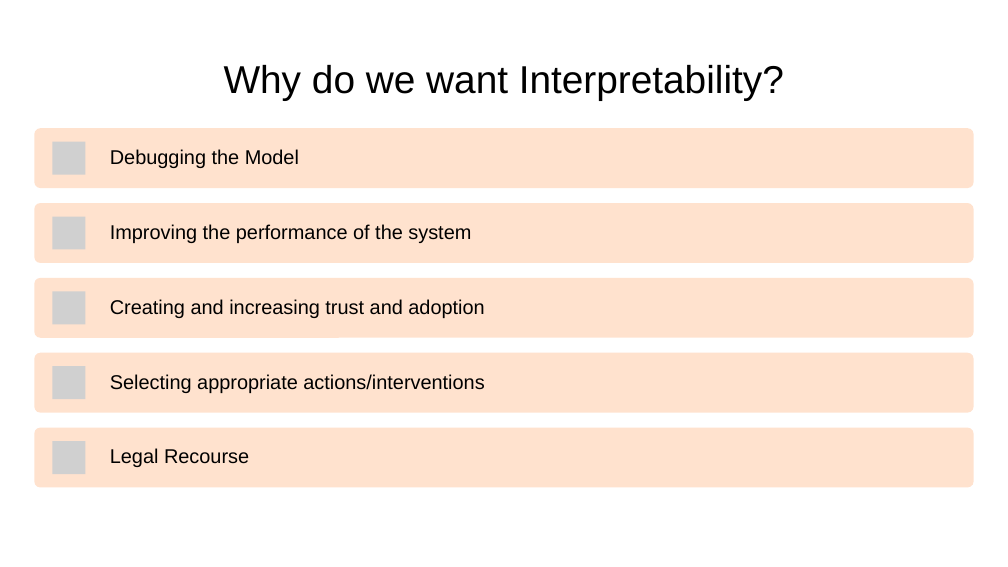
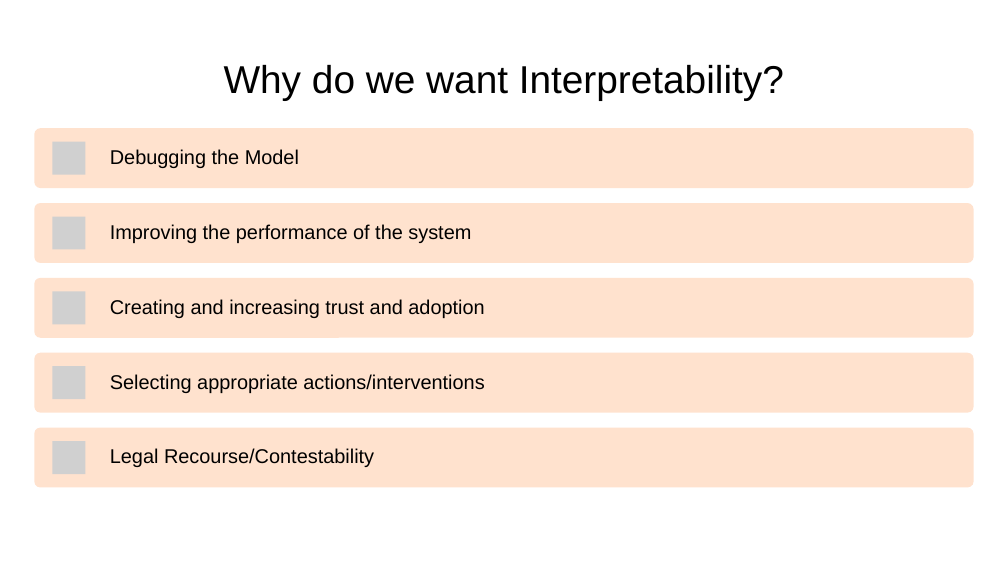
Before and after one commit to dssg/mlforpublicpolicylab, a slide deck: slide 8 of Lectures/16-interpretability-part-1.pptx (slide 10 before the commit). Drawn at 1008x567 pixels with LibreOffice and Linux fonts; fonts in the diff are those of the drawing; grey boxes stand for pictures. Boxes give left, top, right and bottom in pixels: in the first picture for what was removed or moved away, otherwise in the second. Text is boxed around its words. In the diff, an @@ line names an element or a change of style, - is before the commit and + after.

```diff
--- a/Lectures/16-interpretability-part-1.pptx
+++ b/Lectures/16-interpretability-part-1.pptx
@@ text at (x1=110, y1=448, x2=374, y2=467): text changed @@
-Legal Recourse
+Legal Recourse/Contestability
```
Also in this commit, not shown: 11 other slides changed, 5 slides added, 4 slides removed.
